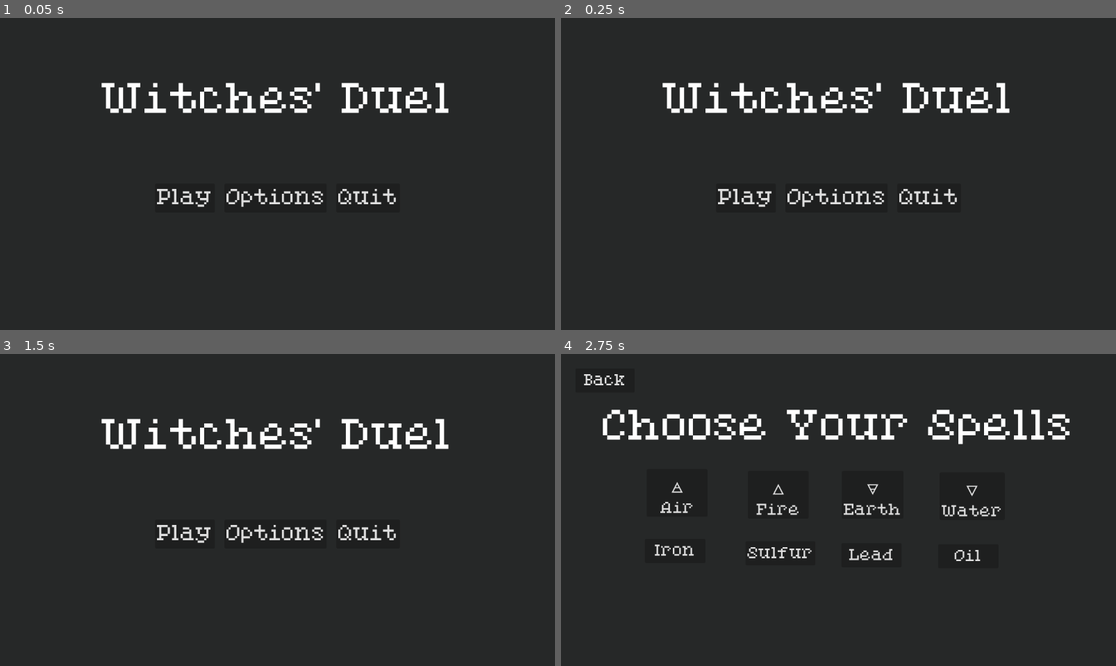
Above: before the commit, frames 1-4 (two rows, left to right).
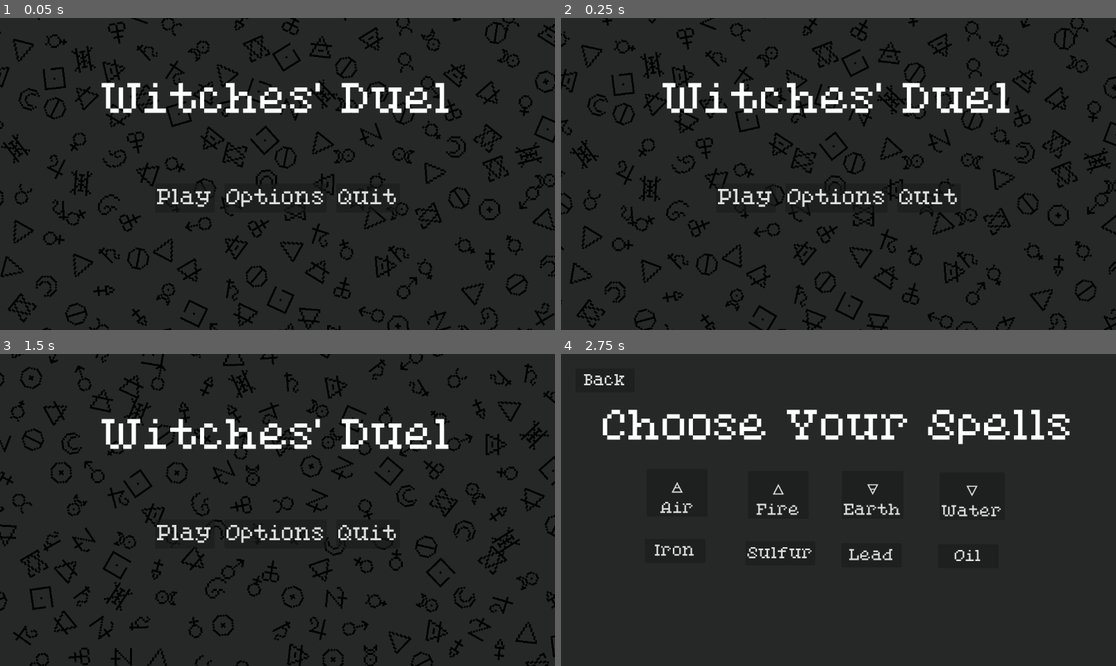
Above: after the commit, the same moments.

Repository: Andreabee0/Witches--Duel
Game: Godot game, scene res://scenes/main_menu.tscn
Two runs of this game, one before a commit and one after it. Both use one fixed random seed, a clock stepped at 60 frames per second and the inputs below. This scene is started directly instead of the project's main scene.
Inputs:
- Up to frame 1 (0.05 s): no input
- Up to frame 2 (0.25 s): no input
- Up to frame 3 (1.5 s): click "Play" at 0.5 s; click "Back" at 1.25 s
- Up to frame 4 (2.75 s): click "Play" at 2 s

The runs differ from the first frame. In frame 1, 8.3% of the frame differs, in the area x 0-100%, y 0-100%; in frame 2, 8.2%; in frame 3, 8.0%; in frame 4, nothing differs.

Commit message:
Add animated menu bg

Diff:
--- a/scenes/main_menu.tscn
+++ b/scenes/main_menu.tscn
@@ -1,6 +1,7 @@
-[gd_scene load_steps=2 format=3 uid="uid://gduetrgv0mlu"]
+[gd_scene load_steps=3 format=3 uid="uid://gduetrgv0mlu"]
 
 [ext_resource type="Script" path="res://src/menu/main.gd" id="1_x73ka"]
+[ext_resource type="Script" path="res://src/menu/background.gd" id="2_1kuuh"]
 
 [node name="MainMenu" type="Control"]
 layout_mode = 3
@@ -19,6 +20,22 @@
 grow_horizontal = 2
 grow_vertical = 2
 color = Color(0.14902, 0.156863, 0.156863, 1)
+
+[node name="BackgroundAnimation" type="Control" parent="."]
+layout_mode = 1
+anchors_preset = 15
+anchor_right = 1.0
+anchor_bottom = 1.0
+grow_horizontal = 2
+grow_vertical = 2
+script = ExtResource("2_1kuuh")
+pos_variance = 1.0
+rot_variance = 0.5
+rot_speed_variance = 0.5
+
+[node name="TemplateSprite" type="Sprite2D" parent="BackgroundAnimation"]
+texture_filter = 1
+scale = Vector2(4, 4)
 
 [node name="Title" type="Label" parent="."]
 layout_mode = 1
--- /dev/null
+++ b/src/menu/background.gd
@@ -0,0 +1,190 @@
+extends Control
+
+const MARGIN := 100
+const MARGIN_SUBTRACT := Vector2.ONE * MARGIN
+
+static var textures: Array[Texture2D] = []
+
+@export var spacing := 75.0
+@export var speed := 100.0
+@export var pos_variance := 0.0
+@export var move_speed_variance := 0.0
+@export var rot_variance := 0.0
+@export var rot_speed_variance := 0.0
+
+var angle := 0.0
+var forward := Vector2.RIGHT
+var left := Vector2.UP
+var time := 0.0
+var corner_offset := 0.0
+
+var neg_lines := []
+var pos_lines := []
+
+
+static func _static_init() -> void:
+	const BASE := "res://sprites/symbols/"
+	for file_name in DirAccess.get_files_at(BASE):
+		if file_name.ends_with(".import"):
+			var image_name := BASE + file_name.replace(".import", "")
+			textures.append(load(image_name))
+			print("loaded ", image_name)
+
+
+func create_sprite(pos: Vector2, rot: float) -> Sprite2D:
+	var copy: Sprite2D = $TemplateSprite.duplicate()
+	copy.texture = textures[randi_range(0, textures.size() - 1)]
+	copy.position = pos
+	copy.rotation = rot
+	add_child(copy)
+	return copy
+
+
+func remove_sprite(sprite: Sprite2D):
+	sprite.queue_free()
+
+
+func randf_sym(min_max: float) -> float:
+	return randf_range(-min_max, min_max)
+
+
+func new_pos_offset() -> Vector2:
+	return Vector2.from_angle(randf_range(0, PI * 2)) * randf_range(0, pos_variance * spacing / 3)
+
+
+func new_line() -> Array:
+	return [[], randf_range(0, spacing / 4), randf_sym(move_speed_variance) + 1]
+
+
+func calc_min_offset(rect_size: Vector2) -> float:
+	return -rect_size.y * cos(angle)
+
+
+func calc_max_offset(rect_size: Vector2) -> float:
+	return rect_size.x * cos(PI / 2 - angle)
+
+
+func calc_line_start(offset: float) -> float:
+	if offset < 0:
+		return -offset * tan(angle)
+	if offset > 0:
+		return offset * tan(PI / 2 - angle)
+	return 0
+
+
+func calc_line_length(rect_size: Vector2, offset: float) -> float:
+	var cos_angle := 1 / cos(angle)
+	var cos_angle_inv := 1 / cos(PI / 2 - angle)
+	var w_off := offset * cos_angle_inv
+	var h_off := -offset * cos_angle
+	var right_hit_length := (rect_size.x - w_off) * cos_angle
+	var bottom_hit_length := (rect_size.y - h_off) * cos_angle_inv
+	if offset > 0:
+		bottom_hit_length += h_off * cos_angle_inv
+	elif offset < 0:
+		right_hit_length += w_off * cos_angle
+	return min(right_hit_length, bottom_hit_length)
+
+
+func add_line_sprite(line: Array, line_start: Vector2, line_speed: float, pos: float, start: bool):
+	var start_time := time - pos / line_speed
+	var rot := randf_sym(rot_variance * PI * 2)
+	var sprite := create_sprite(line_start + forward * pos - MARGIN_SUBTRACT, rot)
+	var info := [sprite, start_time, new_pos_offset(), rot, randf_sym(rot_speed_variance)]
+	if start:
+		line.insert(0, info)
+	else:
+		line.append(info)
+
+
+func update_line(rect_size: Vector2, offset: float, lines: Array, index: int) -> void:
+	while index >= lines.size():
+		lines.append(new_line())
+
+	var line: Array = lines[index][0]
+	var line_start_offset: float = lines[index][1]
+	var line_speed_offset: float = lines[index][2]
+
+	var line_start := left * offset + forward * (calc_line_start(offset) - line_start_offset)
+	var length := calc_line_length(rect_size, offset) + line_start_offset
+	var line_speed := speed * line_speed_offset
+
+	var i := 0
+	var first_pos := length
+	var last_pos := 0.0
+	# update sprites within margins
+	while i < line.size():
+		var start_time: float = line[i][1]
+		var pos_offset: Vector2 = line[i][2]
+		var rot: float = line[i][3]
+		var rot_speed: float = line[i][4]
+		var pos := (time - start_time) * line_speed
+		rot += (time - start_time) * rot_speed
+		if i == 0:
+			first_pos = pos
+		if pos < length:
+			last_pos = pos
+			var sprite: Sprite2D = line[i][0]
+			sprite.position = line_start + forward * pos + pos_offset - MARGIN_SUBTRACT
+			sprite.rotation = rot
+			i += 1
+		else:
+			break
+	last_pos = max(first_pos, last_pos)
+	# remove sprites past end
+	if i < line.size():
+		for j in range(i, line.size()):
+			remove_sprite(line[j][0])
+		line.resize(i)
+	# add new sprites at start
+	while first_pos > spacing:
+		first_pos -= spacing
+		add_line_sprite(line, line_start, line_speed, first_pos, true)
+	# add new sprites at end (in case of screen resize)
+	while last_pos < length - spacing:
+		last_pos += spacing
+		add_line_sprite(line, line_start, line_speed, last_pos, false)
+
+
+func remove_line(lines: Array, index: int):
+	var line: Array = lines[index][0]
+	for i in line.size():
+		remove_sprite(line[i][0])
+	lines.remove_at(index)
+
+
+func update_lines(rect_size: Vector2, lines: Array, start: int, end: int, inc: int):
+	var idx := 0
+	for offset_mult in range(start, end, inc):
+		var offset := corner_offset + offset_mult * spacing
+		update_line(rect_size, offset, lines, idx)
+		offset_mult += inc
+		idx += 1
+	var to_remove := range(idx, lines.size())
+	to_remove.reverse()
+	for i in to_remove:
+		remove_line(lines, i)
+
+
+func _ready() -> void:
+	angle = randf_range(0.1, PI / 2 - 0.1)
+	forward = Vector2.from_angle(angle)
+	left = forward.orthogonal()
+	time = 0.0
+	corner_offset = randf_range(0, spacing * 0.9)
+
+
+func _process(delta: float) -> void:
+	var dims := get_rect().size
+	var margin_size := dims + Vector2.ONE * MARGIN * 2
+
+	var min_offset := calc_min_offset(margin_size)
+	var max_offset := calc_max_offset(margin_size)
+
+	time += delta
+
+	# offset >= 0
+	update_lines(margin_size, pos_lines, 0, int((max_offset + corner_offset) / spacing), 1)
+
+	# offset < 0
+	update_lines(margin_size, neg_lines, -1, int((min_offset - corner_offset) / spacing), -1)
